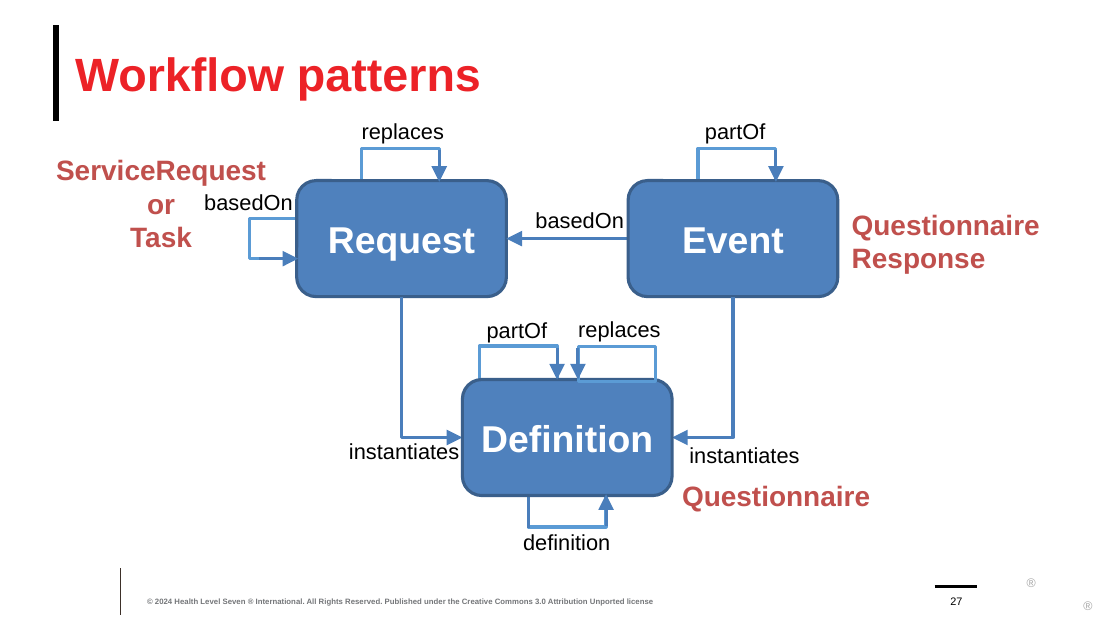
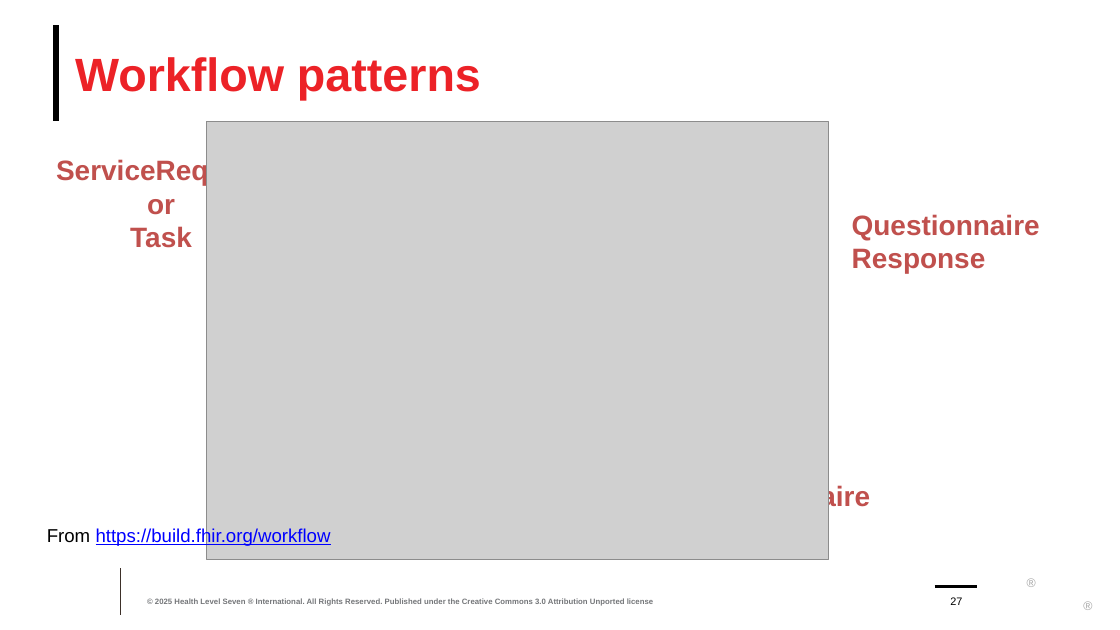
Before and after one commit to FHIR/documents, a slide deck: slide 27 of presentations/sdc/2-SDC-Workflow.pptx. Drawn at 1120x630 pixels with LibreOffice and Linux fonts; fonts in the diff are those of the drawing; grey boxes stand for pictures; background and template pictures are left out. Boxes give left, top, right and bottom in pixels: in the first picture for what was removed or moved away, otherwise in the second. Text is boxed around its words. In the diff, an @@ line names an element or a change of style, - is before the commit and + after.

```diff
--- a/presentations/sdc/2-SDC-Workflow.pptx
+++ b/presentations/sdc/2-SDC-Workflow.pptx
@@ picture added at box(206, 121, 829, 559) @@
@@ group removed at box(204, 123, 838, 551): 9 texts, 6 rectangles, 6 arrows, 3 rounded rectangles, 3 elbow arrows, 1 line @@
-Request
-basedOn
-instantiates
-partOf
-basedOn
-instantiates
-replaces
-definition
-partOf
-Event
-Definition
-replaces
@@ text added at box(47, 527, 331, 546), 12 pt, text #0000FF, underline @@
+From https://build.fhir.org/workflow
```
Also in this commit, not shown: 38 other slides changed, 7 other files.
